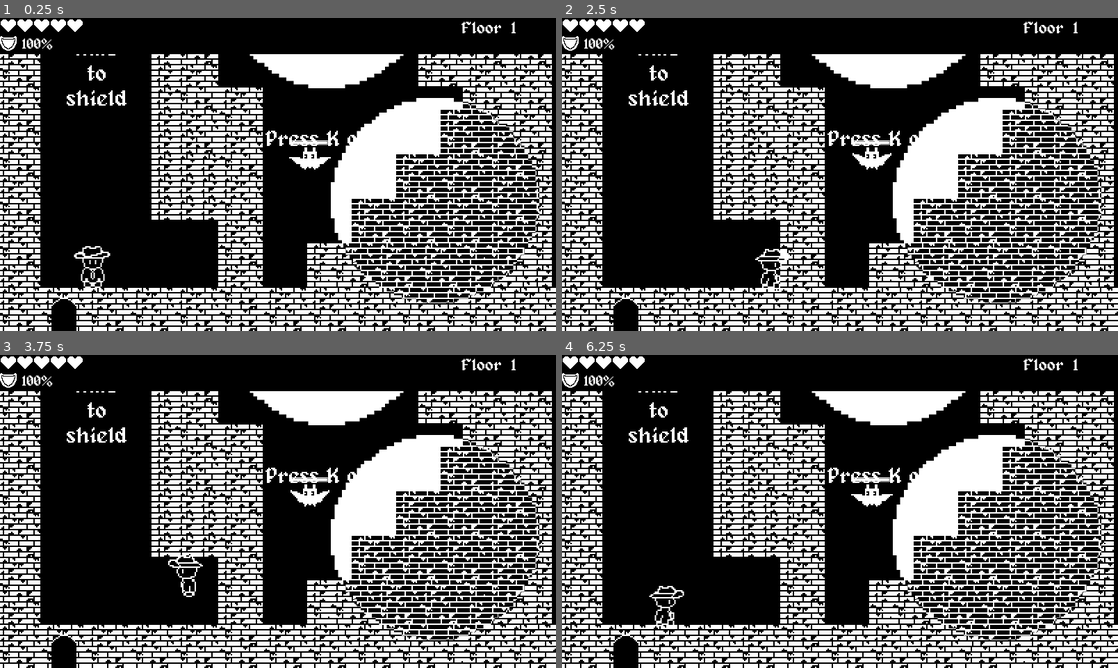
Above: before the commit, frames 1-4 (two rows, left to right).
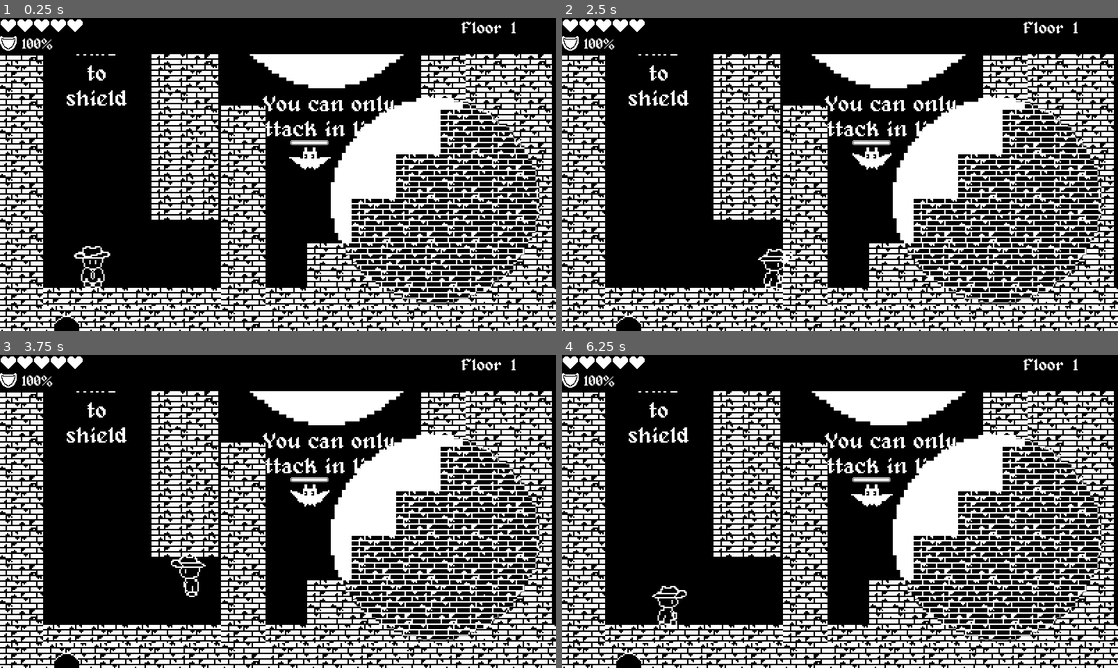
Above: after the commit, the same moments.

Repository: Tracychun13/twilight-tower
Game: Godot game, scene res://scenes/level_2.tscn
Two runs of this game, one before a commit and one after it. Both use one fixed random seed, a clock stepped at 60 frames per second and the inputs below. This scene is started directly instead of the project's main scene. Sound files missing from this copy of the repository are replaced by a short silence.
Inputs:
- Up to frame 1 (0.25 s): no input
- Up to frame 2 (2.5 s): tap J (shield) at 0.5, 1.25, 2 s; hold D (right) 0.53-1.28 s; hold K (attack) 0.53-1.28 s; tap Space (detained) at 0.8, 1.35, 2.3 s; hold S (down) 1.28-2.03 s; tap K (attack) at 1.55 s; hold D (right) from 2.03 s (still down); hold K (attack) from 2.03 s (still down)
- Up to frame 3 (3.75 s): tap J (shield) at 2.75, 3.5 s; release D (right) at 2.78 s; release K (attack) at 2.78 s; hold W (up) 2.78-3.53 s; tap Space (detained) at 2.85 s; tap K (attack) at 3.05 s; hold A (left) from 3.53 s (still down); hold J (shield) from 3.53 s (still down)
- Up to frame 4 (6.25 s): tap Space (detained) at 3.8, 5.1 s; release J (shield) at 4.28 s; tap K (attack) at 4.35, 5.85 s; release A (left) at 5.03 s; hold S (down) 5.03-5.78 s; hold D (right) from 5.78 s (still down)

The runs differ from the first frame. In frame 1, 13% of the frame differs, in the area x 0-100%, y 11-100%; in frame 2, 13%; in frame 3, 13%; in frame 4, 13%.

Commit message:
idk

Diff:
--- a/twilight-tower/scenes/bat.tscn
+++ b/twilight-tower/scenes/bat.tscn
@@ -5,7 +5,7 @@
 [ext_resource type="AudioStream" uid="uid://wndjf137ofdk" path="res://assets/audio/bat.wav" id="3_nn053"]
 [ext_resource type="Texture2D" uid="uid://iyv0as48yc1x" path="res://assets/environment_assets/healthBarBacking.png" id="4_lcujr"]
 [ext_resource type="Texture2D" uid="uid://cnrtu8vmhh2jg" path="res://assets/environment_assets/healthBar.png" id="5_g2y6q"]
-[ext_resource type="Script" path="res://scenes/healthBar.gd" id="6_prdk8"]
+[ext_resource type="Script" path="res://scripts/healthBar.gd" id="6_prdk8"]
 
 [sub_resource type="AtlasTexture" id="AtlasTexture_supo0"]
 atlas = ExtResource("2_wgu2g")
--- a/twilight-tower/scenes/level_1.tscn
+++ b/twilight-tower/scenes/level_1.tscn
@@ -555,10 +555,10 @@
 anchor_top = -0.112
 anchor_right = 0.032
 anchor_bottom = -0.112
-offset_left = -34.2
-offset_top = -17.2
-offset_right = 102.8
-offset_bottom = 40.8
+offset_left = -183.2
+offset_top = 115.8
+offset_right = -46.2
+offset_bottom = 173.8
 theme_override_fonts/font = ExtResource("8_am5k5")
 text = "You can only attack in light"
 horizontal_alignment = 1
@@ -570,10 +570,10 @@
 anchor_top = -0.112
 anchor_right = 0.032
 anchor_bottom = -0.112
-offset_left = -173.2
-offset_top = 140.8
-offset_right = -36.2
-offset_bottom = 168.8
+offset_left = -40.2
+offset_top = -7.2
+offset_right = 96.8
+offset_bottom = 20.8
 theme_override_fonts/font = ExtResource("8_am5k5")
 text = "Press K or LMB"
 horizontal_alignment = 1
--- a/twilight-tower/scenes/level_2.tscn
+++ b/twilight-tower/scenes/level_2.tscn
@@ -391,7 +391,7 @@
 navigation_polygon = SubResource("NavigationPolygon_ktwm2")
 
 [node name="TileMapGround" type="TileMapLayer" parent="NavigationRegion2D" groups=["navigation_polygon_source_geometry_group"]]
-position = Vector2(1, 26)
+position = Vector2(3, 39)
 tile_map_data = PackedByteArray("AAARAPX/AAATAA0AAAARAPb/AAAMAAAAAAARAPf/AAAMAAEAAAARAPj/AAAMAAAAAAARAPn/AAAMAAEAAAARAP …(4496 unchanged characters)…
 tile_set = SubResource("TileSet_xxi3r")
 
@@ -400,7 +400,11 @@
 player = NodePath("../Player")
 
 [node name="Bat" parent="." node_paths=PackedStringArray("player") instance=ExtResource("4_myj0u")]
-position = Vector2(-144, -85)
+position = Vector2(-143, -52)
+player = NodePath("../Player")
+
+[node name="Bat2" parent="." node_paths=PackedStringArray("player") instance=ExtResource("4_myj0u")]
+position = Vector2(185, -46)
 player = NodePath("../Player")
 
 [node name="Player" parent="." instance=ExtResource("5_r4cen")]
--- a/twilight-tower/scenes/level_4.tscn
+++ b/twilight-tower/scenes/level_4.tscn
@@ -480,3 +480,13 @@
 "
 horizontal_alignment = 1
 autowrap_mode = 2
+
+[node name="Label2" type="Label" parent="."]
+offset_left = -69.0
+offset_top = 7.0
+offset_right = 67.0
+offset_bottom = 40.0
+theme_override_fonts/font = ExtResource("9_q4etm")
+text = "Take refuge in the light!"
+horizontal_alignment = 1
+autowrap_mode = 2
--- a/twilight-tower/scripts/ghost.gd
+++ b/twilight-tower/scripts/ghost.gd
@@ -26,7 +26,7 @@
 		var target_direction = (home-self.position).normalized()
 		player.ghost_drag_vector = velocity
 		velocity = target_direction*HALF_SPEED
-	elif not is_waiting and not has_grabbed:
+	elif not is_waiting and not has_grabbed and not player.is_captured_by_ghost:
 		var target_direction = (player.position-self.position).normalized()
 		velocity = target_direction*SPEED
 	else:
--- a/twilight-tower/scripts/player.gd
+++ b/twilight-tower/scripts/player.gd
@@ -11,6 +11,7 @@
 var shieldHealth = 100
 var spamCounter = 0
 var bat_is_in_hitbox = false
+var bat2_is_in_hitbox = false
 var is_shielding = false
 var is_attacking = false
 var can_move = true
@@ -24,6 +25,7 @@
 @onready var attack_timer = $AttackTimer
 @onready var sprite2d = $AnimatedSprite2D
 @onready var bat = $"../Bat"
+@onready var bat2 = $"../Bat2"
 @onready var collision = $CollisionShape2D
 
 func _ready() -> void:
@@ -55,6 +57,11 @@
 			attack_timer.start()
 			print("Attacking bat")
 			bat.batDamaged(20)
+		if bat2_is_in_hitbox and bat2.isAlive and can_attack_again:
+			can_attack_again = false
+			attack_timer.start()
+			print("Attacking bat")
+			bat2.batDamaged(20)
 		is_shielding = false
 		is_attacking = true
 		sprite2d.play("attack")
@@ -146,11 +153,17 @@
 	if body == bat:
 		print('bat entered attack hitbox')
 		bat_is_in_hitbox = true
+	if body == bat2:
+		print('bat entered attack hitbox')
+		bat2_is_in_hitbox = true
 
 func _on_attacking_hitbox_body_exited(body: Node2D) -> void:
 	if body == bat:
 		print('bat left attack hitbox')
 		bat_is_in_hitbox = false
+	if body == bat2:
+		print('bat left attack hitbox')
+		bat2_is_in_hitbox = false
 
 
 func _on_attack_timer_timeout() -> void:
Renamed: twilight-tower/scenes/healthBar.gd -> twilight-tower/scripts/healthBar.gd
